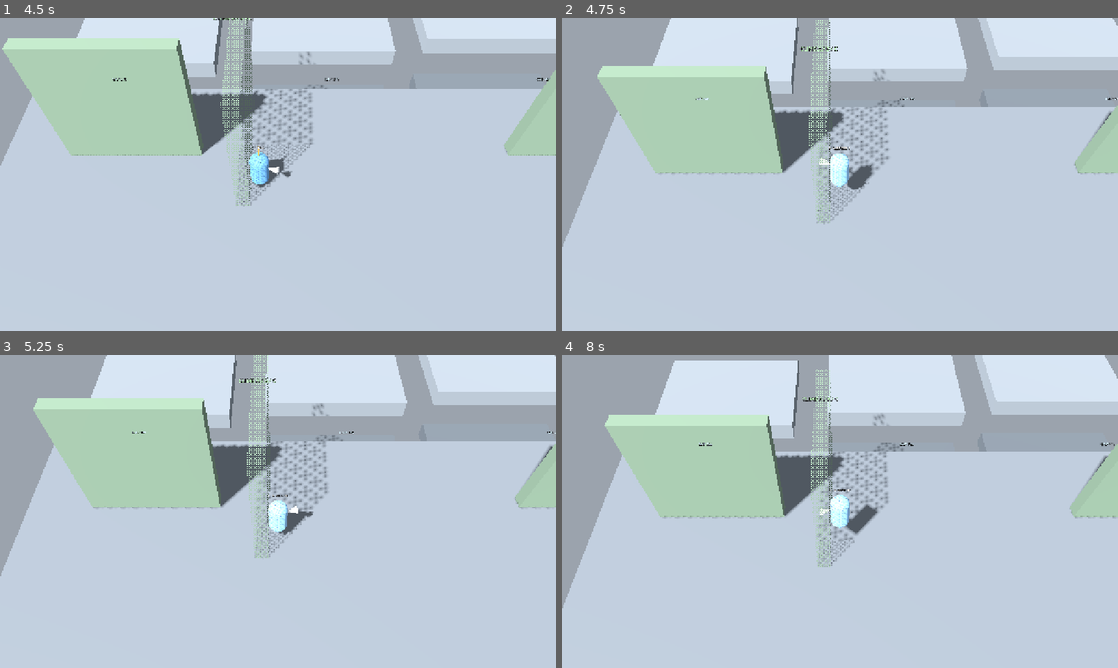
Above: before the commit, frames 1-4 (two rows, left to right).
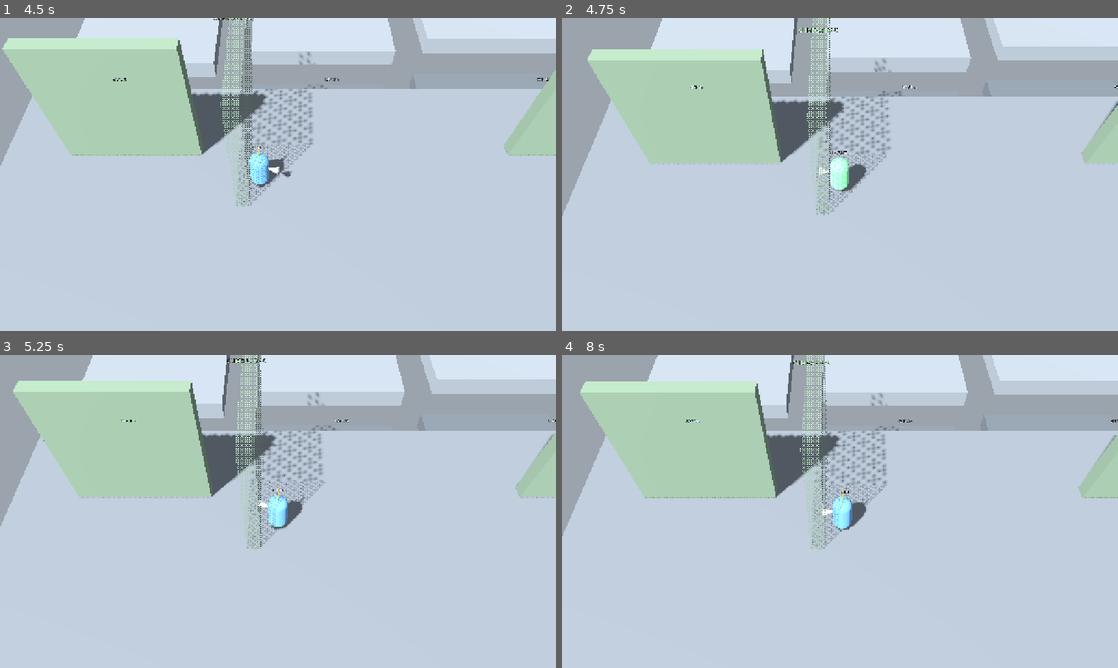
Above: after the commit, the same moments.

Repository: k3vin7/personalized_RPG
Game: Godot game, scene res://scenes/playground.tscn
Two runs of this game, one before a commit and one after it. Both use one fixed random seed, a clock stepped at 60 frames per second and the inputs below. This scene is started directly instead of the project's main scene.
Inputs (mouse positions are in pixels of both pictures, inside the frame that each line leads up to):
- Up to frame 1 (4.5 s): move the mouse to (400, 158) at 0.52 s; hold Space (jump) 0.53-1.28 s; move the mouse to (166, 190) at 1.27 s; tap F (dash) at 1.35, 4.35 s; tap Space (jump) at 1.52, 1.55, 1.82, 2.3, 3.02, 3.05, 3.32 s; move the mouse to (333, 105) at 2.02 s; hold G (grab_throw) 2.03-2.78 s; move the mouse to (250, 237) at 2.77 s; right-click (250, 237) at 2.85 s; move the mouse to (444, 221) at 3.52 s; hold Space (jump) 3.53-4.28 s; move the mouse to (111, 127) at 4.27 s
- Up to frame 2 (4.75 s): tap Space (jump) at 4.52, 4.55 s
- Up to frame 3 (5.25 s): tap Space (jump) at 4.82 s; move the mouse to (305, 511) at 5.02 s; hold G (grab_throw) from 5.03 s (still down)
- Up to frame 4 (8 s): tap Space (jump) at 5.3, 6.02, 6.05, 6.32, 7.52, 7.55, 7.82 s; move the mouse to (756, 433) at 5.77 s; release G (grab_throw) at 5.78 s; right-click (756, 433) at 5.85 s; move the mouse to (962, 495) at 6.52 s; hold Space (jump) 6.53-7.28 s; move the mouse to (728, 527) at 7.27 s; tap F (dash) at 7.35 s

Frame 1 is identical in both runs. In frame 2, 13% of the frame differs, in the area x 0-100%, y 0-74%; in frame 3, 16%; in frame 4, 23%, in the area x 0-100%, y 0-81%.

Commit message:
공중 벽잡기를 입력 버퍼+탐지 방식으로 변경 (접촉 기록 의존 제거), 코요테 점프를 공중에서도 처리

Diff:
--- a/scripts/player/player_movement.gd
+++ b/scripts/player/player_movement.gd
@@ -18,6 +18,12 @@
 # Pressing a touch early or a touch late still jumps.
 const JUMP_BUFFER := 0.1
 const COYOTE_TIME := 0.1
+# How far out a wall still counts as within reach when the catch is attempted.
+# Longer than the jump buffer on purpose: a catch is aimed at a wall you are
+# still travelling towards, so the press lands well before the contact does.
+const CATCH_BUFFER := 0.3
+const CATCH_REACH := 0.3
+const CATCH_PROBES := 8
 
 var player: Player
 
@@ -32,6 +38,7 @@
 var _drag_left := 0.0
 var _jump_buffer_left := 0.0
 var _coyote_left := 0.0
+var _catch_buffer_left := 0.0
 var _intent_direction := Vector3.ZERO
 var _intent_left := 0.0
 var _pending_air_target: Variant = null
@@ -68,6 +75,7 @@
 # press go through identical code.
 func request_jump() -> void:
 	_jump_buffer_left = JUMP_BUFFER
+	_catch_buffer_left = CATCH_BUFFER
 
 
 func has_target() -> bool:
@@ -150,13 +158,11 @@
 		get_viewport().set_input_as_handled()
 		return
 	if event.is_action_pressed("jump"):
-		# In the air against a climbable wall the same key takes hold of it.
-		if try_air_catch():
-			get_viewport().set_input_as_handled()
-			return
-		# Buffered, never acted on here: input runs outside the physics step,
-		# where is_on_floor() still holds last step's answer.
+		# Always buffered, never acted on here: input runs outside the physics
+		# step, where is_on_floor() and the contact list both still describe
+		# the previous one. What the press means is decided in the step.
 		_jump_buffer_left = JUMP_BUFFER
+		_catch_buffer_left = CATCH_BUFFER
 		get_viewport().set_input_as_handled()
 
 
@@ -170,6 +176,7 @@
 		# The wall owns the body until it lets go.
 		return
 	_jump_buffer_left = maxf(0.0, _jump_buffer_left - delta)
+	_catch_buffer_left = maxf(0.0, _catch_buffer_left - delta)
 	_dash_cooldown_left = maxf(0.0, _dash_cooldown_left - delta)
 	_intent_left = maxf(0.0, _intent_left - delta)
 	if _intent_left == 0.0:
@@ -237,6 +244,7 @@
 
 func _launch_jump() -> void:
 	_jump_buffer_left = 0.0
+	_catch_buffer_left = 0.0
 	_coyote_left = 0.0
 	var horizontal := Vector3(player.velocity.x, 0.0, player.velocity.z)
 	if horizontal.length() <= 0.1:
@@ -266,6 +274,14 @@
 
 
 func _air_step(delta: float) -> void:
+	if _jump_buffer_left > 0.0 and _coyote_left > 0.0:
+		# Walked off something a moment ago: this is still the jump.
+		_launch_jump()
+		return
+	if _catch_buffer_left > 0.0 and try_air_catch():
+		_catch_buffer_left = 0.0
+		_jump_buffer_left = 0.0
+		return
 	# No self input on the horizontal: the arc is decided at launch. Only the
 	# body's facing still follows the cursor.
 	_face_cursor(delta)
@@ -307,17 +323,27 @@
 	return absf(plane.distance_to(player.global_position)) - Player.BODY_RADIUS
 
 
-# Reads the contacts the last move_and_slide() left behind, so "touching" means
-# actually touching rather than being somewhere near.
+# Probes outwards for a wall rather than reading the last step's contact list.
+# Sliding down a face separates and re-touches from frame to frame, so the
+# contact list is empty on most of them and a press would be thrown away.
 func try_air_catch() -> bool:
 	if player.state != Player.State.AIRBORNE or player.climb == null:
 		return false
-	for index in range(player.get_slide_collision_count()):
-		var contact := player.get_slide_collision(index)
-		var body := contact.get_collider() as CollisionObject3D
-		if body == null or (body.collision_layer & Player.CLIMBABLE_LAYER) == 0:
+	var space := player.get_world_3d().direct_space_state
+	var reach := Player.BODY_RADIUS + CATCH_REACH
+	for index in range(CATCH_PROBES):
+		var angle := TAU * float(index) / float(CATCH_PROBES)
+		var direction := Vector3(sin(angle), 0.0, cos(angle))
+		var from := player.global_position
+		var query := PhysicsRayQueryParameters3D.create(from, from + direction * reach, Player.CLIMBABLE_LAYER)
+		query.collide_with_areas = false
+		var hit := space.intersect_ray(query)
+		if hit.is_empty():
 			continue
-		if player.climb.attach(body, contact.get_position(), contact.get_normal()):
+		var body := hit.get("collider") as CollisionObject3D
+		if body == null:
+			continue
+		if player.climb.attach(body, hit["position"] as Vector3, hit.get("normal", -direction) as Vector3):
 			print("PLAYGROUND_AIR_CATCH y=%.2f" % player.global_position.y)
 			return true
 	return false
--- a/scripts/world/playground.gd
+++ b/scripts/world/playground.gd
@@ -317,14 +317,20 @@
 	# Jumping at a climbable wall and pressing jump again while touching it
 	# takes hold, and hanging there drains stamina without an entry fee.
 	await _settle(local, Vector3(-14.0, 1.0, 4.0))
-	local.global_position = Vector3(-14.0, 3.5, 3.0)
+	local.global_position = Vector3(-14.0, 4.0, 4.6)
 	local.velocity = Vector3(0.0, 0.0, -4.0)
 	local.change_state(Player.State.AIRBORNE)
+	# Let coyote time lapse first. Pressed inside it, the key is still a jump,
+	# which is correct and not what this check is about.
+	await get_tree().create_timer(0.25).timeout
+	# Pressed once, early, the way a player would: the buffer and the probe
+	# have to find the wall, not the press.
+	local.movement.request_jump()
 	var caught := false
 	var stamina_at_catch := 0.0
 	for _tick in range(90):
 		await get_tree().physics_frame
-		if local.movement.try_air_catch():
+		if local.climb.is_climbing():
 			caught = true
 			stamina_at_catch = local.stamina
 			break
